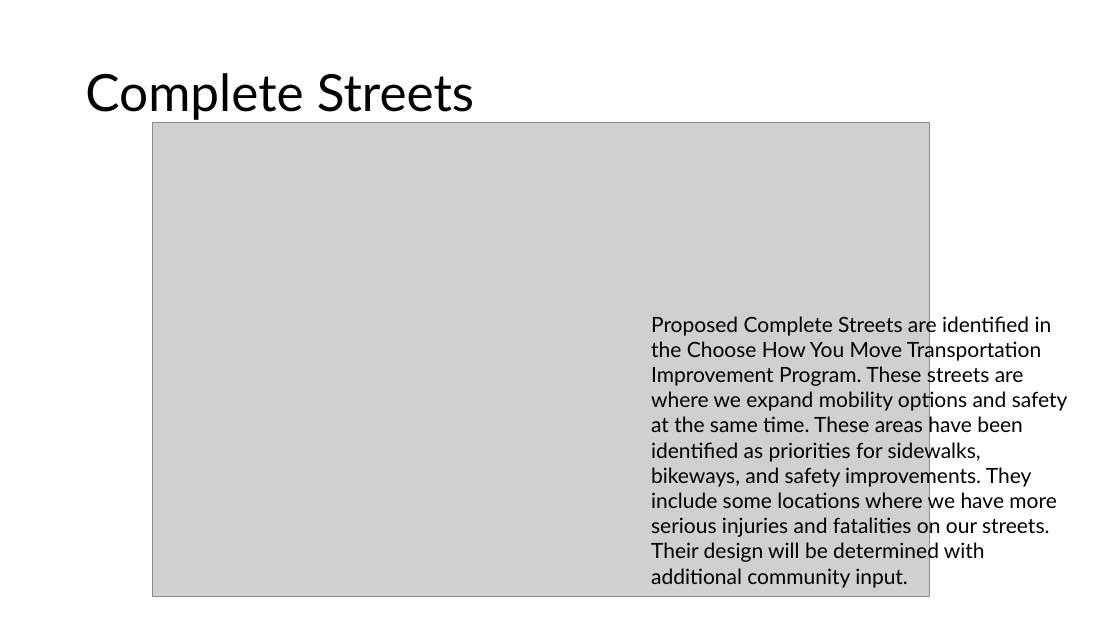
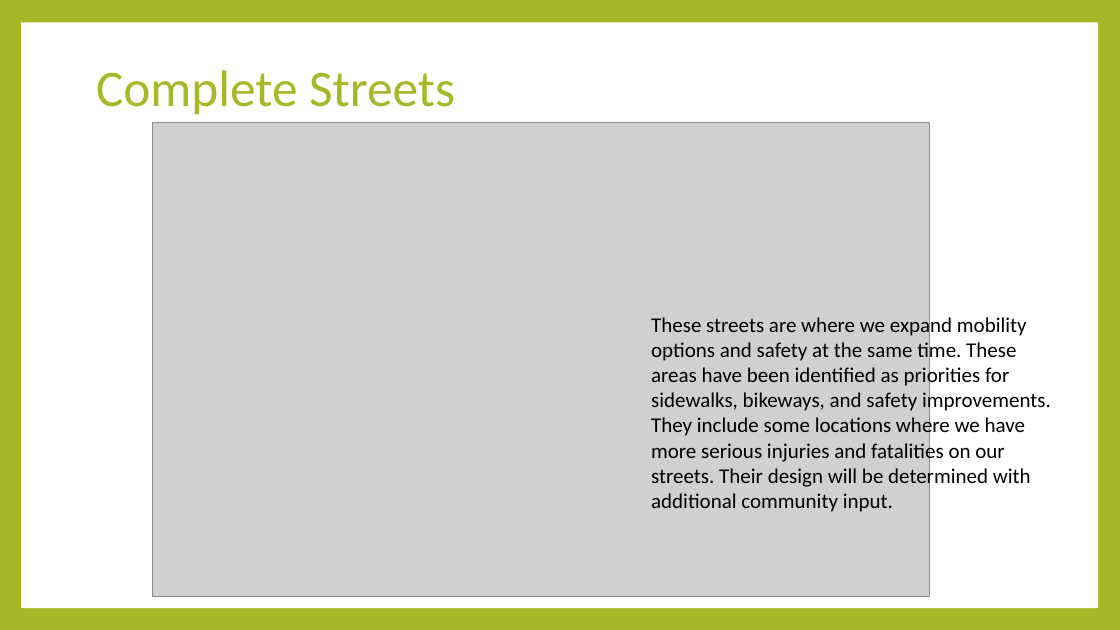
Before and after one commit to NSS-Full-Time-Data-Analytics-14/Capstone_jaime, a slide deck: slide 7 of capstonepresentation.pptx (slide 5 before the commit). Drawn at 1120x630 pixels with LibreOffice and Linux fonts; fonts in the diff are those of the drawing; grey boxes stand for pictures. Boxes give left, top, right and bottom in pixels: in the first picture for what was removed or moved away, otherwise in the second. Text is boxed around its words. In the diff, an @@ line names an element or a change of style, - is before the commit and + after.

```diff
--- a/capstonepresentation.pptx
+++ b/capstonepresentation.pptx
@@ background #FFFFFF to #A6B727 @@
@@ rectangle added at box(21, 23, 1098, 608), fill #FFFFFF @@
@@ title "Complete Streets": place and size @@
-title "Complete Streets" at box(85, 73, 474, 120)
+title "Complete Streets" at box(96, 70, 455, 115)
@@ title "Complete Streets" at box(96, 70, 455, 115): font Lato to Calibri, text colour #000000 to #A6B727 @@
@@ text at box(651, 314, 1051, 512): text changed; font Lato to Calibri @@
-Proposed Complete Streets are identified in the Choose How You Move Transportation Improvement Program. These streets are where we expand mobility options and safety at the same time. These areas have been identified as priorities for sidewalks, bikeways, and safety improvements. They include some locations where we have more serious injuries and fatalities on our streets. Their design will be determined with additional community input.
+These streets are where we expand mobility options and safety at the same time. These areas have been identified as priorities for sidewalks, bikeways, and safety improvements. They include some locations where we have more serious injuries and fatalities on our streets. Their design will be determined with additional community input.
```
Also in this commit, not shown: 6 other slides changed, 7 slides added, 3 slides removed, 6 other files.
